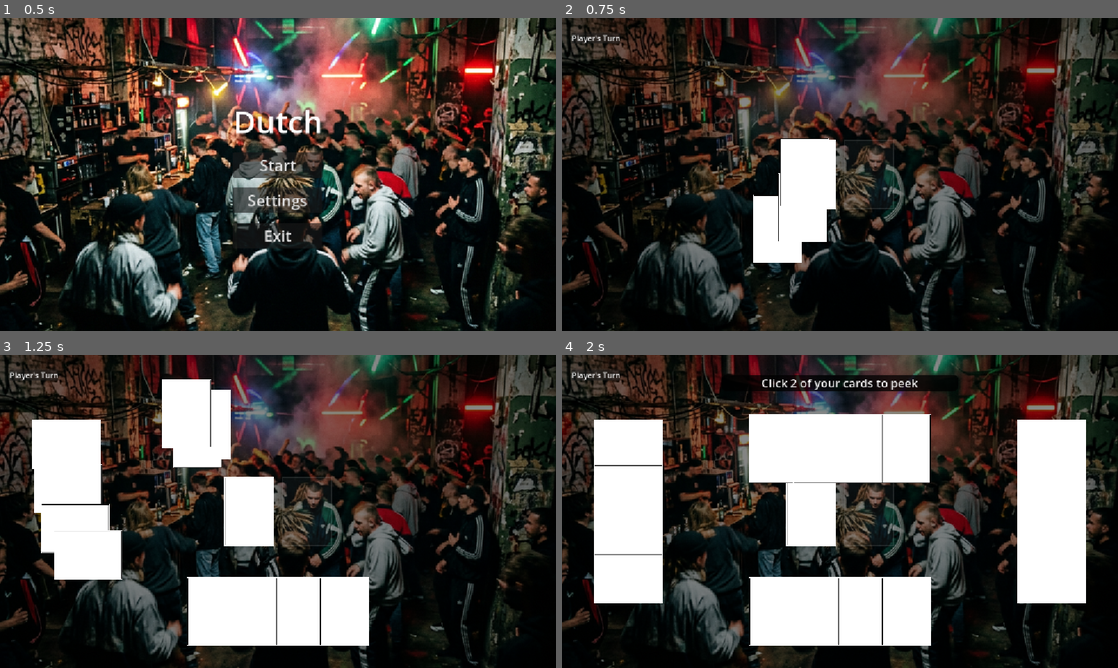
Above: before the commit, frames 1-4 (two rows, left to right).
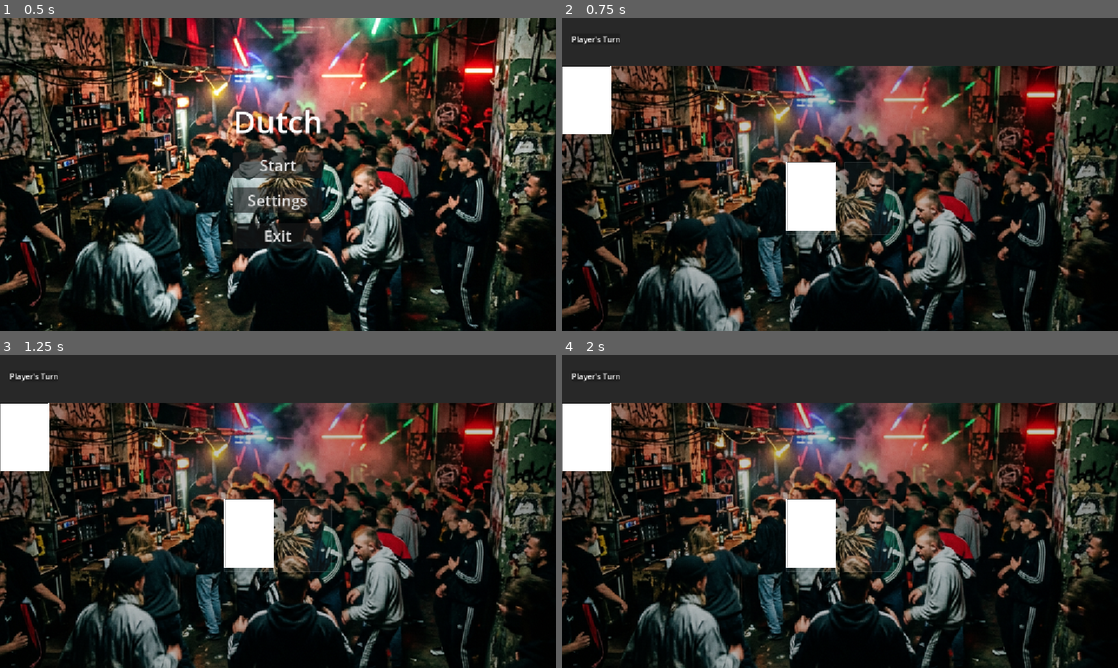
Above: after the commit, the same moments.

Repository: DinVin24/dutch
Game: Godot game, scene res://main_menu.tscn
Same seed, same stepped clock (60 frames per second), same inputs: the game is played once before the commit and once after it.
Inputs (mouse positions are in pixels of both pictures, inside the frame that each line leads up to):
- Up to frame 1 (0.5 s): no input
- Up to frame 2 (0.75 s): click "Start" at 0.5 s
- Up to frame 3 (1.25 s): no input
- Up to frame 4 (2 s): click (812, 511) at 1.27 s

Frame 1 is identical in both runs. In frame 2, 58% of the frame differs, in the area x 0-100%, y 0-100%; in frame 3, 65%; in frame 4, 70%.
Error after the commit: Invalid call. Nonexistent function 'to_local' in base 'Control'. (res://game_board.gd:373)

Commit message:
refactor: implement Architectural Symmetry by separating HUD and GameArea
- Restructured game_board.tscn with a VBoxContainer (HUDArea + GameArea)
- Reparented cards to GameArea for local, relative coordinate math
- Achieved perfect mirror symmetry for all 4 players
- Physically guaranteed no-overlap between cards and HUD text
- Maintained Dutch call button and high-contrast HUD styling

Diff:
--- a/game_board.gd
+++ b/game_board.gd
@@ -1,13 +1,10 @@
 extends Control
 
-@onready var deck_area = $CenterTable/DeckArea
-@onready var discard_area = $CenterTable/DiscardArea
-@onready var player_pos_bottom = $PlayerPositions/Bottom
-@onready var player_pos_top = $PlayerPositions/Top
-@onready var player_pos_left = $PlayerPositions/Left
-@onready var player_pos_right = $PlayerPositions/Right
-@onready var turn_label = $GameUI/MainHUD/TopLeft/Panel/TurnLabel
-@onready var top_center = $GameUI/MainHUD/TopCenter
+@onready var game_area = $LayoutWrapper/GameArea
+@onready var deck_area = $LayoutWrapper/GameArea/CenterTable/DeckArea
+@onready var discard_area = $LayoutWrapper/GameArea/CenterTable/DiscardArea
+@onready var turn_label = $GameUI/MainHUD/HUDContainer/TopLeft/Panel/TurnLabel
+@onready var top_center = $GameUI/MainHUD/HUDContainer/TopCenter
 @onready var dutch_button = $GameUI/MainHUD/BottomRight/Panel/DutchButton
 
 var player_hands: Array = [[], [], [], []]
@@ -36,13 +33,13 @@
 	GameManager.deck_ready.connect(_update_deck_visual)
 	resized.connect(_on_resized)
 
-	var deck_button = $CenterTable/DeckArea/Slotbg/Interaction
+	var deck_button = $LayoutWrapper/GameArea/CenterTable/DeckArea/Slotbg/Interaction
 	if deck_button:
 		deck_button.reparent(deck_area)
 		deck_button.z_index = 10
 		deck_button.pressed.connect(_on_deck_clicked)
 
-	var discard_button = $CenterTable/DiscardArea/Slotbg/Interaction
+	var discard_button = $LayoutWrapper/GameArea/CenterTable/DiscardArea/Slotbg/Interaction
 	if discard_button:
 		discard_button.reparent(discard_area)
 		discard_button.z_index = 10
@@ -258,16 +255,20 @@
 func _on_card_drawn_to_pending(player_idx, card_data):
 	var card_scene = preload("res://card.tscn")
 	pending_card = card_scene.instantiate()
-	add_child(pending_card)
+	game_area.add_child(pending_card)
 	pending_card.setup(card_data)
-
-	var spawn_pos = deck_area.global_position - card_pivot
-	pending_card.global_position = spawn_pos
+	pending_card.name = "PendingCard"
+
+	# Position at deck in local game_area space
+	var deck_local_pos = game_area.to_local(deck_area.global_position)
+	pending_card.position = deck_local_pos - card_pivot
+	pending_card.z_index = 200
 
 	var target_pos = deck_area.global_position + Vector2(0, 160) - card_pivot
+	var target_local_pos = game_area.to_local(target_pos)
 
 	pending_card_tween = create_tween()
-	pending_card_tween.tween_property(pending_card, "global_position", target_pos, 0.4).set_trans(Tween.TRANS_QUAD).set_ease(Tween.EASE_OUT)
+	pending_card_tween.tween_property(pending_card, "position", target_local_pos, 0.4).set_trans(Tween.TRANS_QUAD).set_ease(Tween.EASE_OUT)
 
 	_update_deck_visual()
 
@@ -357,23 +358,25 @@
 			var card_data = CardData.new(card_data_dict.rank, card_data_dict.suit)
 			card_data.is_face_up = false
 
-			add_child(card_inst)
+			game_area.add_child(card_inst)
 			card_inst.setup(card_data)
 			player_hands[p_idx].append(card_inst)
 			GameManager.players_info[p_idx].hand.append(card_data)
 
 			card_inst.card_clicked.connect(_on_player_card_clicked)
 
-			# Get target transform
+			# Get target transform (relative to game_area)
 			var transform = get_card_transform(p_idx, i, cards_per_player)
 			card_inst.rotation_degrees = transform.rotation
 
 			var final_pos = transform.position - card_pivot.rotated(deg_to_rad(transform.rotation))
-			var spawn_pos = deck_area.global_position - card_pivot
-			card_inst.global_position = spawn_pos
+			var deck_local_pos = game_area.to_local(deck_area.global_position)
+			var spawn_pos = deck_local_pos - card_pivot
+
+			card_inst.position = spawn_pos
 
 			var tween = create_tween()
-			tween.tween_property(card_inst, "global_position", final_pos, 0.4).set_trans(Tween.TRANS_QUAD).set_ease(Tween.EASE_OUT)
+			tween.tween_property(card_inst, "position", final_pos, 0.4).set_trans(Tween.TRANS_QUAD).set_ease(Tween.EASE_OUT)
 
 			await get_tree().create_timer(0.05).timeout
 
@@ -390,7 +393,7 @@
 
 				var tween = create_tween().set_parallel(true)
 				tween.tween_property(card, "rotation_degrees", transform.rotation, 0.4).set_trans(Tween.TRANS_QUAD).set_ease(Tween.EASE_OUT)
-				tween.tween_property(card, "global_position", final_pos, 0.4).set_trans(Tween.TRANS_QUAD).set_ease(Tween.EASE_OUT)
+				tween.tween_property(card, "position", final_pos, 0.4).set_trans(Tween.TRANS_QUAD).set_ease(Tween.EASE_OUT)
 
 				# Premium "lift" effect
 				var lift_tween = create_tween()
@@ -398,46 +401,46 @@
 				lift_tween.tween_property(card, "scale", Vector2(1.0, 1.0), 0.2).set_trans(Tween.TRANS_QUAD).set_ease(Tween.EASE_IN)
 
 func get_card_transform(p_idx: int, card_idx: int, total_cards: int) -> Dictionary:
-	var screen_size = get_viewport_rect().size
-	var card_spacing = screen_size.x * relative_card_spacing
+	# Position relative to GameArea (0,0 to game_size)
+	var game_size = game_area.get_rect().size
+
+	var card_spacing = game_size.x * relative_card_spacing
 	var total_spread = card_spacing * (total_cards - 1)
-	var target_pivot = Vector2.ZERO
+	var target_pos = Vector2.ZERO
 	var rot_deg = 0.0
 
-	# Symmetrical Distance Ratios
-	var hor_dist = 0.12 # 12% from edge for side players
-	var ver_dist_bot = 0.82 # 82% height for bottom
-	var ver_dist_top = 0.30 # 30% height for top (Safety from HUD)
+	# Uniform Distance Ratio (Symmetry!)
+	var dist_pct = 0.15 # 15% from the boundaries of the GameArea
 
 	match p_idx:
 		0:
-			# Bottom: Centered on X
+			# Bottom: Mirror of p2
 			rot_deg = 0
-			var start_x = (screen_size.x - total_spread) / 2.0
-			target_pivot = Vector2(start_x + (card_idx * card_spacing), screen_size.y * ver_dist_bot)
+			var start_x = (game_size.x - total_spread) / 2.0
+			target_pos = Vector2(start_x + (card_idx * card_spacing), game_size.y * (1.0 - dist_pct))
 		1:
 			if GameManager.num_players == 2:
-				# Top (Opponent): Centered on X
+				# Top: Perfectly mirrored
 				rot_deg = 180
-				var start_x = (screen_size.x - total_spread) / 2.0
-				target_pivot = Vector2(start_x + (card_idx * card_spacing), screen_size.y * ver_dist_top)
+				var start_x = (game_size.x - total_spread) / 2.0
+				target_pos = Vector2(start_x + (card_idx * card_spacing), game_size.y * dist_pct)
 			else:
-				# Left Player: Centered on Y
+				# Left: Mirrored from p3
 				rot_deg = 90
-				var start_y = (screen_size.y - total_spread) / 2.0
-				target_pivot = Vector2(screen_size.x * hor_dist, start_y + (card_idx * card_spacing))
+				var start_y = (game_size.y - total_spread) / 2.0
+				target_pos = Vector2(game_size.x * dist_pct, start_y + (card_idx * card_spacing))
 		2:
-			# Top: Centered on X
+			# Top: Perfectly mirrored
 			rot_deg = 180
-			var start_x = (screen_size.x - total_spread) / 2.0
-			target_pivot = Vector2(start_x + (card_idx * card_spacing), screen_size.y * ver_dist_top)
+			var start_x = (game_size.x - total_spread) / 2.0
+			target_pos = Vector2(start_x + (card_idx * card_spacing), game_size.y * dist_pct)
 		3:
-			# Right Player: Centered on Y
+			# Right: Mirrored from p1
 			rot_deg = -90
-			var start_y = (screen_size.y - total_spread) / 2.0
-			target_pivot = Vector2(screen_size.x * (1.0 - hor_dist), start_y + (card_idx * card_spacing))
-
-	return {"position": target_pivot, "rotation": rot_deg}
+			var start_y = (game_size.y - total_spread) / 2.0
+			target_pos = Vector2(game_size.x * (1.0 - dist_pct), start_y + (card_idx * card_spacing))
+
+	return {"position": target_pos, "rotation": rot_deg}
 
 func _unhandled_input(event: InputEvent) -> void:
 	if event.is_action_pressed("ui_cancel"):
--- a/game_board.tscn
+++ b/game_board.tscn
@@ -12,7 +12,34 @@
 grow_vertical = 2
 script = ExtResource("1_script")
 
-[node name="Background" type="TextureRect" parent="."]
+[node name="LayoutWrapper" type="VBoxContainer" parent="."]
+layout_mode = 1
+anchors_preset = 15
+anchor_right = 1.0
+anchor_bottom = 1.0
+grow_horizontal = 2
+grow_vertical = 2
+theme_override_constants/separation = 0
+
+[node name="HUDArea" type="Control" parent="LayoutWrapper"]
+custom_minimum_size = Vector2(0, 100)
+layout_mode = 2
+size_flags_vertical = 0
+
+[node name="HUDBackground" type="ColorRect" parent="LayoutWrapper/HUDArea"]
+layout_mode = 1
+anchors_preset = 15
+anchor_right = 1.0
+anchor_bottom = 1.0
+grow_horizontal = 2
+grow_vertical = 2
+color = Color(0, 0, 0, 0.470588)
+
+[node name="GameArea" type="Control" parent="LayoutWrapper"]
+layout_mode = 2
+size_flags_vertical = 3
+
+[node name="Background" type="TextureRect" parent="LayoutWrapper/GameArea"]
 layout_mode = 1
 anchors_preset = 15
 anchor_right = 1.0
@@ -23,32 +50,36 @@
 expand_mode = 1
 stretch_mode = 6
 
-[node name="Tint" type="ColorRect" parent="Background"]
-layout_mode = 1
-anchors_preset = 15
-anchor_right = 1.0
-anchor_bottom = 1.0
-grow_horizontal = 2
-grow_vertical = 2
-color = Color(0, 0, 0, 0.470588)
-
-[node name="CenterTable" type="HBoxContainer" parent="."]
-layout_mode = 1
-anchors_preset = -1
-anchor_left = 0.4
-anchor_top = 0.45
-anchor_right = 0.6
-anchor_bottom = 0.55
+[node name="Tint" type="ColorRect" parent="LayoutWrapper/GameArea/Background"]
+layout_mode = 1
+anchors_preset = 15
+anchor_right = 1.0
+anchor_bottom = 1.0
+grow_horizontal = 2
+grow_vertical = 2
+color = Color(0, 0, 0, 0.235294)
+
+[node name="CenterTable" type="HBoxContainer" parent="LayoutWrapper/GameArea"]
+layout_mode = 1
+anchors_preset = 8
+anchor_left = 0.5
+anchor_top = 0.5
+anchor_right = 0.5
+anchor_bottom = 0.5
+offset_left = -110.0
+offset_top = -75.0
+offset_right = 110.0
+offset_bottom = 75.0
 grow_horizontal = 2
 grow_vertical = 2
 theme_override_constants/separation = 20
 alignment = 1
 
-[node name="DeckArea" type="Control" parent="CenterTable"]
+[node name="DeckArea" type="Control" parent="LayoutWrapper/GameArea/CenterTable"]
 custom_minimum_size = Vector2(100, 140)
 layout_mode = 2
 
-[node name="Slotbg" type="ColorRect" parent="CenterTable/DeckArea"]
+[node name="Slotbg" type="ColorRect" parent="LayoutWrapper/GameArea/CenterTable/DeckArea"]
 layout_mode = 1
 anchors_preset = 15
 anchor_right = 1.0
@@ -57,7 +88,7 @@
 grow_vertical = 2
 color = Color(1, 1, 1, 0.0392157)
 
-[node name="Border" type="ReferenceRect" parent="CenterTable/DeckArea/Slotbg"]
+[node name="Border" type="ReferenceRect" parent="LayoutWrapper/GameArea/CenterTable/DeckArea/Slotbg"]
 layout_mode = 1
 anchors_preset = 15
 anchor_right = 1.0
@@ -68,7 +99,7 @@
 border_width = 2.0
 editor_only = false
 
-[node name="Interaction" type="TextureButton" parent="CenterTable/DeckArea/Slotbg"]
+[node name="Interaction" type="TextureButton" parent="LayoutWrapper/GameArea/CenterTable/DeckArea/Slotbg"]
 layout_mode = 1
 anchors_preset = 15
 anchor_right = 1.0
@@ -77,11 +108,11 @@
 grow_vertical = 2
 mouse_default_cursor_shape = 2
 
-[node name="DiscardArea" type="Control" parent="CenterTable"]
+[node name="DiscardArea" type="Control" parent="LayoutWrapper/GameArea/CenterTable"]
 custom_minimum_size = Vector2(100, 140)
 layout_mode = 2
 
-[node name="Slotbg" type="ColorRect" parent="CenterTable/DiscardArea"]
+[node name="Slotbg" type="ColorRect" parent="LayoutWrapper/GameArea/CenterTable/DiscardArea"]
 layout_mode = 1
 anchors_preset = 15
 anchor_right = 1.0
@@ -90,7 +121,7 @@
 grow_vertical = 2
 color = Color(1, 1, 1, 0.0392157)
 
-[node name="Border" type="ReferenceRect" parent="CenterTable/DiscardArea/Slotbg"]
+[node name="Border" type="ReferenceRect" parent="LayoutWrapper/GameArea/CenterTable/DiscardArea/Slotbg"]
 layout_mode = 1
 anchors_preset = 15
 anchor_right = 1.0
@@ -101,7 +132,7 @@
 border_width = 2.0
 editor_only = false
 
-[node name="Interaction" type="TextureButton" parent="CenterTable/DiscardArea/Slotbg"]
+[node name="Interaction" type="TextureButton" parent="LayoutWrapper/GameArea/CenterTable/DiscardArea/Slotbg"]
 layout_mode = 1
 anchors_preset = 15
 anchor_right = 1.0
@@ -110,7 +141,7 @@
 grow_vertical = 2
 mouse_default_cursor_shape = 2
 
-[node name="PlayerPositions" type="Control" parent="."]
+[node name="PlayerPositions" type="Control" parent="LayoutWrapper/GameArea"]
 layout_mode = 1
 anchors_preset = 15
 anchor_right = 1.0
@@ -119,16 +150,16 @@
 grow_vertical = 2
 mouse_filter = 2
 
-[node name="Bottom" type="Marker2D" parent="PlayerPositions"]
+[node name="Bottom" type="Marker2D" parent="LayoutWrapper/GameArea/PlayerPositions"]
 position = Vector2(576, 540)
 
-[node name="Top" type="Marker2D" parent="PlayerPositions"]
+[node name="Top" type="Marker2D" parent="LayoutWrapper/GameArea/PlayerPositions"]
 position = Vector2(576, 100)
 
-[node name="Left" type="Marker2D" parent="PlayerPositions"]
+[node name="Left" type="Marker2D" parent="LayoutWrapper/GameArea/PlayerPositions"]
 position = Vector2(150, 324)
 
-[node name="Right" type="Marker2D" parent="PlayerPositions"]
+[node name="Right" type="Marker2D" parent="LayoutWrapper/GameArea/PlayerPositions"]
 position = Vector2(1000, 324)
 
 [node name="GameUI" type="CanvasLayer" parent="."]
@@ -143,35 +174,43 @@
 grow_vertical = 2
 mouse_filter = 2
 
-[node name="TopLeft" type="MarginContainer" parent="GameUI/MainHUD"]
+[node name="HUDContainer" type="Control" parent="GameUI/MainHUD"]
+layout_mode = 1
+anchors_preset = -1
+anchor_right = 1.0
+anchor_bottom = 0.12
+grow_horizontal = 2
+mouse_filter = 2
+
+[node name="TopLeft" type="MarginContainer" parent="GameUI/MainHUD/HUDContainer"]
 layout_mode = 1
 anchors_preset = -1
 anchor_right = 0.3
-anchor_bottom = 0.1
-offset_top = 20.0
-offset_right = 20.0
+anchor_bottom = 1.0
 theme_override_constants/margin_left = 20
 theme_override_constants/margin_top = 10
 
-[node name="Panel" type="PanelContainer" parent="GameUI/MainHUD/TopLeft"]
+[node name="Panel" type="PanelContainer" parent="GameUI/MainHUD/HUDContainer/TopLeft"]
 layout_mode = 2
 size_flags_horizontal = 0
-size_flags_vertical = 0
-
-[node name="TurnLabel" type="Label" parent="GameUI/MainHUD/TopLeft/Panel"]
+size_flags_vertical = 4
+
+[node name="TurnLabel" type="Label" parent="GameUI/MainHUD/HUDContainer/TopLeft/Panel"]
 layout_mode = 2
 theme_override_constants/margin_left = 10
 theme_override_constants/margin_right = 10
 text = "Player's Turn"
 
-[node name="TopCenter" type="VBoxContainer" parent="GameUI/MainHUD"]
-layout_mode = 1
-anchors_preset = -1
-anchor_left = 0.3
-anchor_right = 0.7
-anchor_bottom = 0.15
-offset_top = 20.0
-grow_horizontal = 2
+[node name="TopCenter" type="VBoxContainer" parent="GameUI/MainHUD/HUDContainer"]
+layout_mode = 1
+anchors_preset = 13
+anchor_left = 0.5
+anchor_right = 0.5
+anchor_bottom = 1.0
+offset_left = -200.0
+offset_right = 200.0
+grow_horizontal = 2
+grow_vertical = 2
 theme_override_constants/separation = 10
 alignment = 1
 
@@ -179,7 +218,7 @@
 layout_mode = 1
 anchors_preset = -1
 anchor_left = 0.7
-anchor_top = 0.8
+anchor_top = 0.82
 anchor_right = 1.0
 anchor_bottom = 1.0
 theme_override_constants/margin_right = 20
--- a/project.godot
+++ b/project.godot
@@ -15,16 +15,14 @@
 config/features=PackedStringArray("4.6", "GL Compatibility")
 config/icon="res://assets/images/icon.svg"
 
-[display]
-
-window/size/viewport_width=1152
-window/size/viewport_height=648
-window/stretch/mode="canvas_items"
-window/stretch/aspect="expand"
-
 [autoload]
 
 GameManager="*res://game_manager.gd"
+
+[display]
+
+window/stretch/mode="canvas_items"
+window/stretch/aspect="expand"
 
 [physics]
 
